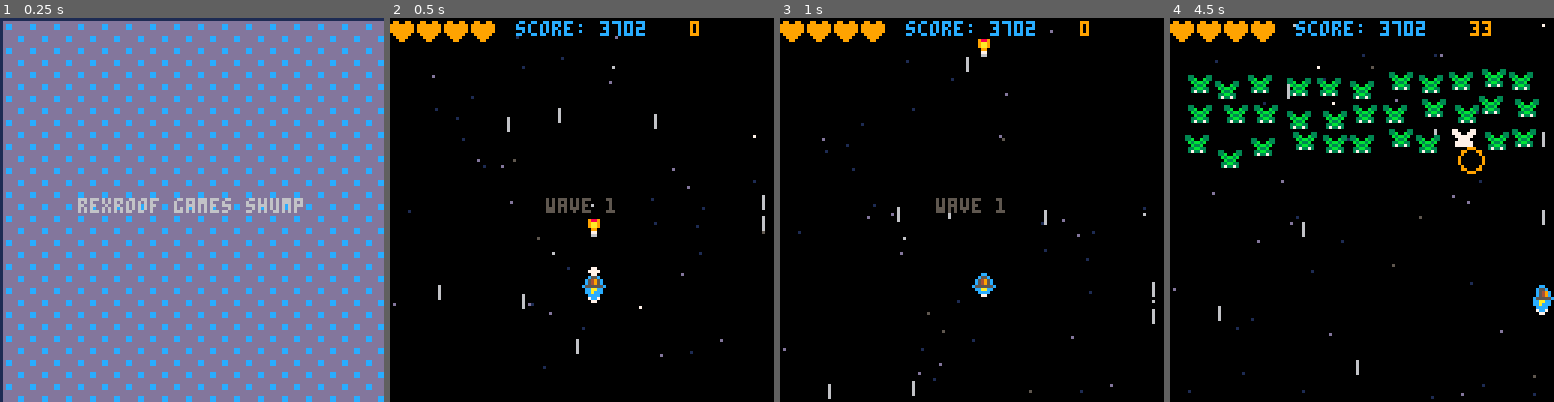
Above: before the commit, frames 1-4 (left to right).
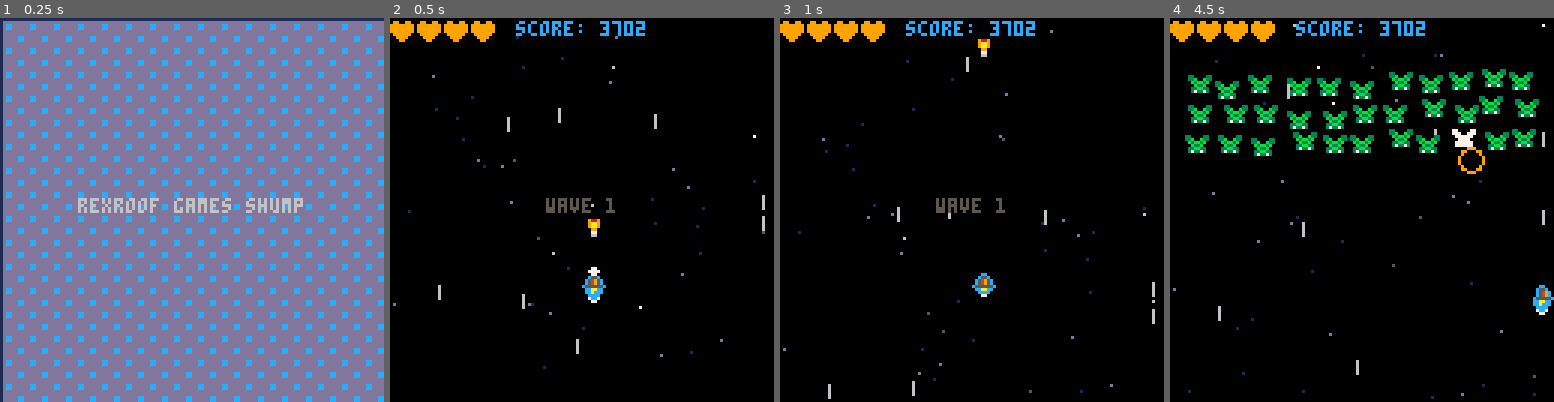
Above: after the commit, the same moments.

Repository: rexroof/carts
Game: PICO-8 cartridge shump.p8
Same seed, same stepped clock (60 frames per second), same inputs: the game is played once before the commit and once after it.
Inputs:
- Up to frame 1 (0.25 s): no input
- Up to frame 2 (0.5 s): tap X (X key) at 0.33 s
- Up to frame 3 (1 s): tap O (Z key) at 0.7 s
- Up to frame 4 (4.5 s): tap X (X key) at 1.07, 1.85, 2.97, 4.08 s; hold Right 1.6-2.1 s; tap O (Z key) every 0.4 s from 1.7 to 4.1 s; hold Up 2.15-2.42 s; hold Right 2.47-3.03 s; hold Left 3.08-3.58 s; hold Down 3.63-3.97 s; hold Right from 4.02 s (still down)

Frame 1 is identical in both runs. In frame 2, less than 0.1% of the frame differs, in the area x 78-81%, y 0-5%; in frame 3, less than 0.1%; in frame 4, 0.5%, in the area x 12-84%, y 0-40%.

Commit message:
change enemy_attack to only ever test 1 enemy

Diff:
--- a/shump.p8
+++ b/shump.p8
@@ -232,41 +232,41 @@
 -- pick an enemy and attack
 function enemy_attack()
  -- don't do anything if not in game mode
- if (mode != "game") return
+ if (mode != "game") then
+  return
+ end
  -- if no enemies, return
- if (#enemies<5) return
- local picking=true
- while (picking) do
-  -- grab random enemy
-  e=rnd(enemies)
-  -- if we are chillin, see if we are blocked, else attack
-  if (e.mission == "chill") then
-   -- make a copy of our enemy to test
-   local ecopy={x=e.x,y=e.y}
-   if (not(e.hitbox)) then
-    ecopy.hitbox={h=8,w=8}
-   else
-    ecopy.hitbox={h=e.hitbox.h,w=e.hitbox.w}
-   end
-   -- move every hitbox steps until we're off screen or hit something
-   local blocked=false
-   while (ecopy.y < 128) do
-    ecopy.y+=ecopy.hitbox.h
-    for b in all(enemies) do
-     -- if we would hit another enemy, we are blocked
-     if (collide(ecopy,b)) blocked=true
-    end
-   end
-   -- if not blocked, tell enemy to attack
-   if (not blocked) then
-    e.mission="attack"
-    picking=false  -- yay, found someone!
-   end
-  end -- end if mission == chill
-  -- if we have fewer enemies, we only get one random shot to attack
-  if (#enemies < 5) picking=false
- end -- end while (picking)
- return
+ if (#enemies<5) then
+  return
+ end
+ -- grab random enemy
+ e=rnd(enemies)
+ -- if we are chillin, see if we are blocked, else attack
+ if (e.mission == "chill") then
+  -- make a copy of our enemy to test
+  local ecopy={x=e.x,y=e.y}
+  if (not(e.hitbox)) then
+   ecopy.hitbox={h=8,w=8}
+  else
+   ecopy.hitbox={h=e.hitbox.h,w=e.hitbox.w}
+  end
+  -- move every hitbox steps until we're off screen or hit something
+  local blocked=false
+  while (ecopy.y < 128) do
+   ecopy.y+=ecopy.hitbox.h
+   for b in all(enemies) do
+    -- if we would hit another enemy, we are blocked
+    if (collide(ecopy,b)) blocked=true
+   end
+  end
+  -- if not blocked, tell enemy to attack
+  if (not blocked) then
+   e.mission="attack"
+  end
+ end -- end if mission == chill
+ -- if we have fewer enemies, we only get one random shot to attack
+ -- if (#enemies < 5) picking=false
+return
 end -- enemy attack, picking function
 
 -- add 50 particle explosion
@@ -775,8 +775,8 @@
 
  -- print score
  print_center("score: "..score, 1, 12)
- -- debug text with enemy count
- print(#enemies, 100,1,9)
+ -- debug text
+ -- print(#enemies, 100,1,9)
 
 end -- end draw_game()
 
